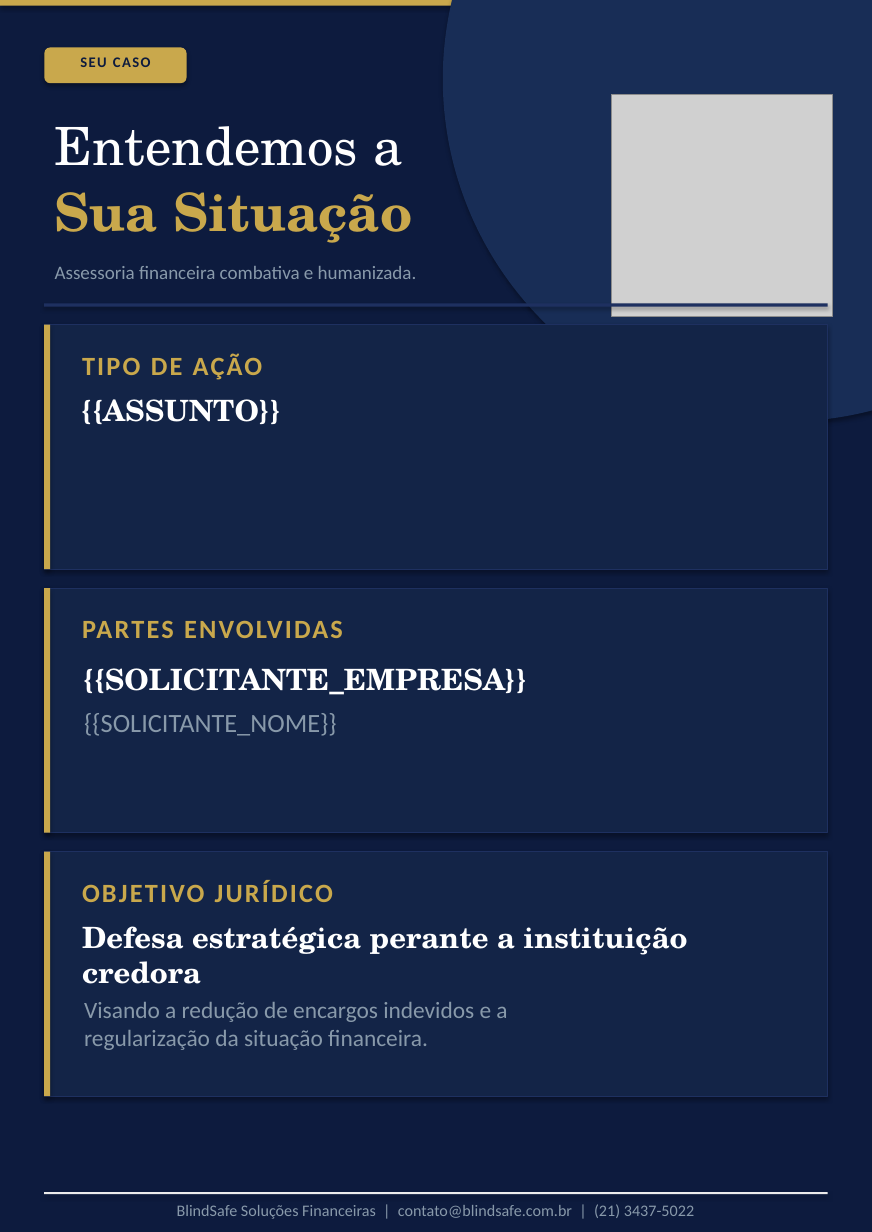
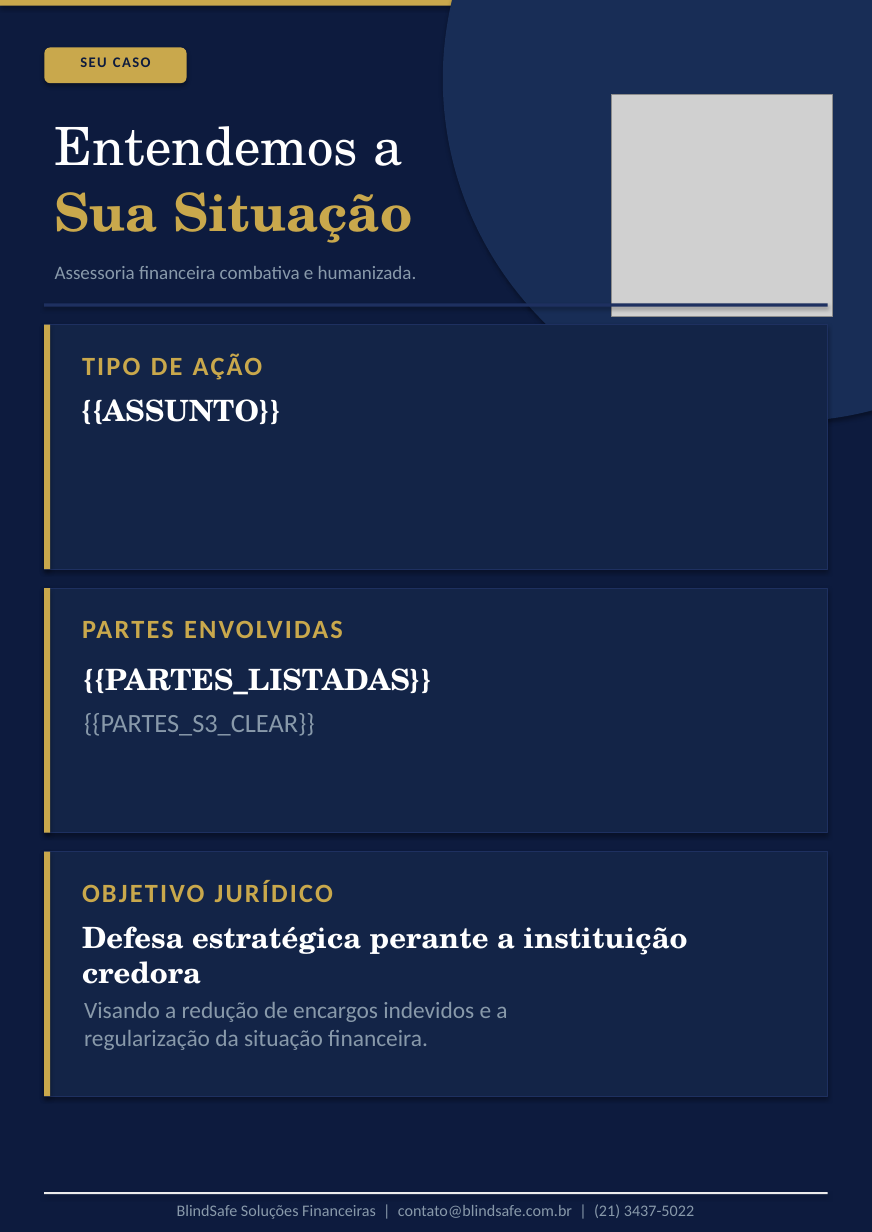
Before and after one commit to PauloRicardo89/blindsafe-contratos, a slide deck: slide 3 of templates/proposta.pptx. Drawn at 872x1232 pixels with LibreOffice and Linux fonts; fonts in the diff are those of the drawing; grey boxes stand for pictures. Boxes give left, top, right and bottom in pixels: in the first picture for what was removed or moved away, otherwise in the second. Text is boxed around its words. In the diff, an @@ line names an element or a change of style, - is before the commit and + after.

```diff
--- a/templates/proposta.pptx
+++ b/templates/proposta.pptx
@@ text at [82, 668, 433, 695]: text changed @@
-{{SOLICITANTE_EMPRESA}}
+{{PARTES_LISTADAS}}
@@ text at [84, 713, 314, 736]: text changed @@
-{{SOLICITANTE_NOME}}
+{{PARTES_S3_CLEAR}}
```
Also in this commit, not shown: 4 other files.
